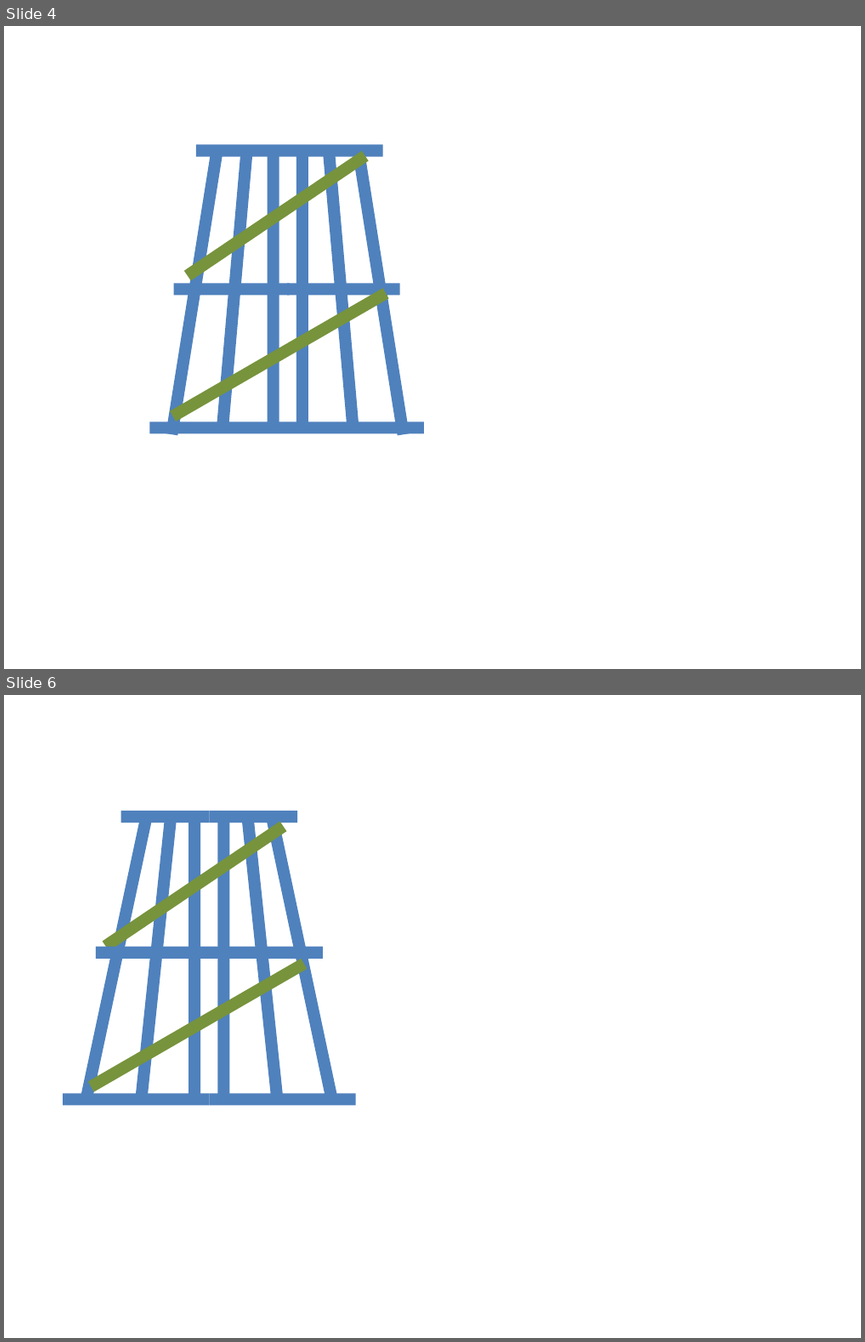
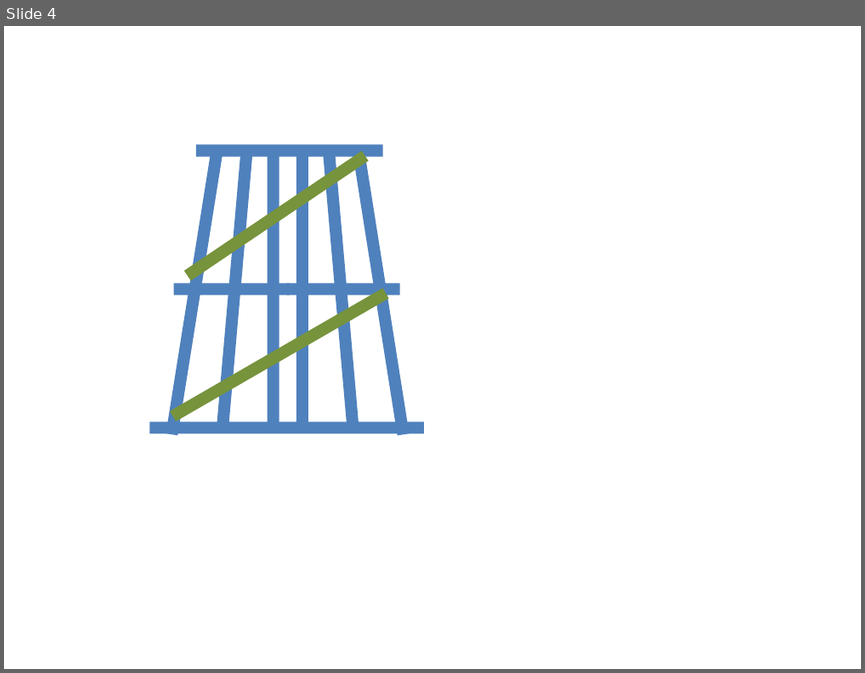
Before and after one commit to daackm/daackm.github.io, a slide deck: Trestle Bent 5 and 9.pptx. Shown one above the other, each under a label of ours: slides 4 and 6 before the commit, slide 4 after it; the slides between them are not shown. The pictures are 865x1342 and 865x673 pixels, drawn with LibreOffice and Linux fonts; fonts in the diff are those of the drawing. Boxes give left, top, right and bottom in pixels: in the first picture for what was removed or moved away, otherwise in the second. Text is boxed around its words. In the diff, an @@ line names an element or a change of style, - is before the commit and + after.

```diff
--- a/Trestle Bent 5 and 9.pptx
+++ b/Trestle Bent 5 and 9.pptx
@@ slide 6 removed at (4, 695, 861, 1338), background #FFFFFF @@
@@ rectangle removed at (80, 818, 152, 1101) @@
@@ rectangle removed at (102, 821, 286, 951) @@
@@ rectangle removed at (121, 811, 209, 823) @@
@@ rectangle removed at (135, 817, 177, 1100) @@
@@ rectangle removed at (209, 811, 297, 823) @@
@@ rectangle removed at (242, 817, 284, 1100) @@
@@ rectangle removed at (267, 818, 338, 1101) @@
@@ rectangle removed at (188, 823, 200, 1095) @@
@@ rectangle removed at (217, 823, 229, 1095) @@
@@ rectangle removed at (95, 947, 322, 959) @@
@@ rectangle removed at (88, 959, 307, 1092) @@
@@ rectangle removed at (63, 1093, 209, 1105) @@
@@ rectangle removed at (209, 1093, 356, 1105) @@
```
Also in this commit, not shown: 1 other slide removed, 1 other file.
